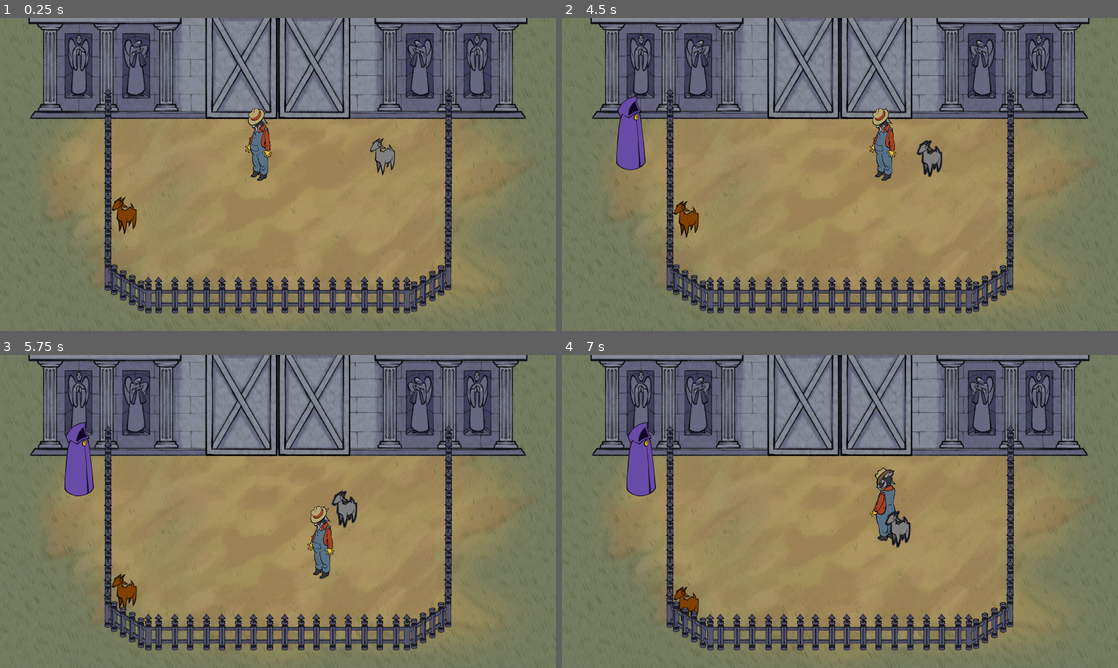
Above: before the commit, frames 1-4 (two rows, left to right).
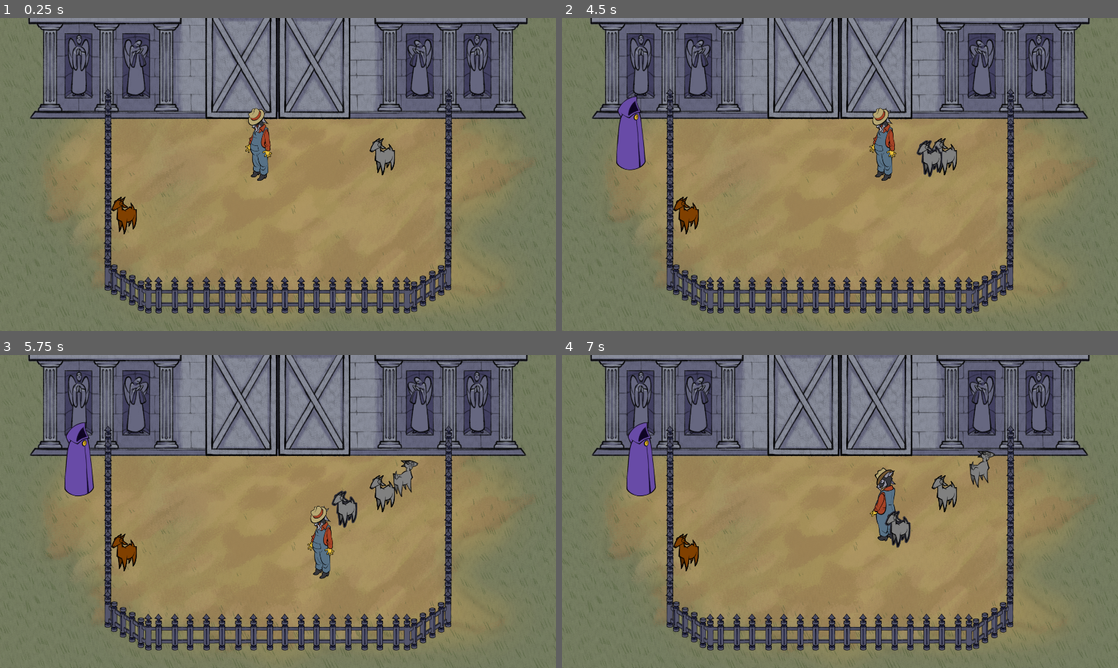
Above: after the commit, the same moments.

Repository: jadicodes/goat-game
Game: Godot game, scene res://farm/farm.tscn
Two runs of this game, one before a commit and one after it. Both use one fixed random seed, a clock stepped at 60 frames per second and the inputs below.
Inputs (mouse positions are in pixels of both pictures, inside the frame that each line leads up to):
- Up to frame 1 (0.25 s): no input
- Up to frame 2 (4.5 s): tap Enter at 0.5 s; move the mouse to (962, 158) at 0.52 s; hold D (move_right) 0.53-1.25 s; hold E (interact) 0.53-1.25 s; click (962, 158) at 0.67 s; drag from (728, 190) to (840, 80) at 1.27 s; move the mouse to (895, 105) at 2.02 s; hold D (move_right) 2.03-2.75 s; tap Alt at 2.1 s; drag from (812, 237) to (684, 224) at 2.77 s; move the mouse to (1006, 221) at 3.52 s; hold A (move_left) 3.53-4.25 s; hold E (interact) 3.53-4.25 s; drag from (673, 127) to (934, 165) at 4.27 s
- Up to frame 3 (5.75 s): move the mouse to (305, 511) at 5.02 s; hold S (move_down) from 5.03 s (still down); tap Alt at 5.1 s; click (305, 511) at 5.17 s
- Up to frame 4 (7 s): release S (move_down) at 5.75 s; drag from (756, 433) to (684, 602) at 5.77 s; move the mouse to (962, 495) at 6.52 s; hold W (move_up) from 6.53 s (still down); hold E (interact) from 6.53 s (still down)

The runs differ from the first frame. In frame 1, 0.1% of the frame differs, in the area x 20-71%, y 38-70%; in frame 2, 0.5%; in frame 3, 1.2%, in the area x 20-76%, y 33-82%; in frame 4, 1.1%.

Commit message:
Add barn noises

Diff:
--- a/project/barn/barn.tscn
+++ b/project/barn/barn.tscn
@@ -1,10 +1,13 @@
-[gd_scene load_steps=10 format=3 uid="uid://mcq4epvbauin"]
+[gd_scene load_steps=14 format=3 uid="uid://mcq4epvbauin"]
 
 [ext_resource type="Texture2D" uid="uid://cvugrcalq6hbr" path="res://barn/barn.png" id="1_02c0v"]
 [ext_resource type="Script" uid="uid://cvg1b4m41fa4a" path="res://barn/barn.gd" id="1_bhhye"]
 [ext_resource type="PackedScene" uid="uid://det3pk5b77cx5" path="res://barn/barn_door.tscn" id="2_slllp"]
 [ext_resource type="Script" uid="uid://dh4y7uv31q3oi" path="res://barn/goat_breeder.gd" id="3_02c0v"]
 [ext_resource type="Script" uid="uid://dk7rf8tgtv0bq" path="res://barn/barn_action/barn_action_conductor.gd" id="4_pjnw1"]
+[ext_resource type="AudioStream" uid="uid://diy1gjsj6dyos" path="res://audio/noise/freaky_1.wav" id="6_o0ecb"]
+[ext_resource type="AudioStream" uid="uid://c10kg31wtaufr" path="res://audio/noise/freaky_2.wav" id="7_1sw7u"]
+[ext_resource type="AudioStream" uid="uid://oj8rupx34hqm" path="res://audio/noise/goat_eyes_emoji.wav" id="8_1yres"]
 
 [sub_resource type="Animation" id="Animation_bhhye"]
 length = 0.001
@@ -72,6 +75,23 @@
 "update": 0,
 "values": [Vector2(1, 1), Vector2(1, 0.8), Vector2(1, 1.1), Vector2(1, 0.8), Vector2(1, 1.1), Vector2(1, 1)]
 }
+tracks/2/type = "method"
+tracks/2/imported = false
+tracks/2/enabled = true
+tracks/2/path = NodePath("AudioStreamPlayer")
+tracks/2/interp = 1
+tracks/2/loop_wrap = true
+tracks/2/keys = {
+"times": PackedFloat32Array(0.5, 1),
+"transitions": PackedFloat32Array(1, 1),
+"values": [{
+"args": [0.0],
+"method": &"play"
+}, {
+"args": [0.0],
+"method": &"play"
+}]
+}
 
 [sub_resource type="Animation" id="Animation_pjnw1"]
 resource_name = "barn_sleep"
@@ -94,6 +114,14 @@
 &"barn_shake": SubResource("Animation_a5wdv"),
 &"barn_sleep": SubResource("Animation_pjnw1")
 }
+
+[sub_resource type="AudioStreamRandomizer" id="AudioStreamRandomizer_jm2h7"]
+random_pitch = 1.2
+random_volume_offset_db = 1.0
+streams_count = 3
+stream_0/stream = ExtResource("6_o0ecb")
+stream_1/stream = ExtResource("7_1sw7u")
+stream_2/stream = ExtResource("8_1yres")
 
 [node name="Barn" type="Node2D"]
 script = ExtResource("1_bhhye")
@@ -132,3 +160,8 @@
 libraries = {
 &"": SubResource("AnimationLibrary_bhhye")
 }
+
+[node name="AudioStreamPlayer" type="AudioStreamPlayer" parent="."]
+stream = SubResource("AudioStreamRandomizer_jm2h7")
+pitch_scale = 0.9
+max_polyphony = 3
--- a/project/farm/farm.tscn
+++ b/project/farm/farm.tscn
@@ -52,6 +52,66 @@
 position = Vector2(1319, 509)
 _coat_alleles = Vector2i(0, 2)
 
+[node name="Goat3" parent="Goats" instance=ExtResource("2_qnc1y")]
+y_sort_enabled = true
+position = Vector2(390, 712)
+_coat_alleles = Vector2i(1, 1)
+
+[node name="Goat4" parent="Goats" instance=ExtResource("2_qnc1y")]
+y_sort_enabled = true
+position = Vector2(1319, 509)
+_coat_alleles = Vector2i(0, 2)
+
+[node name="Goat5" parent="Goats" instance=ExtResource("2_qnc1y")]
+y_sort_enabled = true
+position = Vector2(390, 712)
+_coat_alleles = Vector2i(1, 1)
+
+[node name="Goat6" parent="Goats" instance=ExtResource("2_qnc1y")]
+y_sort_enabled = true
+position = Vector2(1319, 509)
+_coat_alleles = Vector2i(0, 2)
+
+[node name="Goat7" parent="Goats" instance=ExtResource("2_qnc1y")]
+y_sort_enabled = true
+position = Vector2(390, 712)
+_coat_alleles = Vector2i(1, 1)
+
+[node name="Goat8" parent="Goats" instance=ExtResource("2_qnc1y")]
+y_sort_enabled = true
+position = Vector2(1319, 509)
+_coat_alleles = Vector2i(0, 2)
+
+[node name="Goat9" parent="Goats" instance=ExtResource("2_qnc1y")]
+y_sort_enabled = true
+position = Vector2(390, 712)
+_coat_alleles = Vector2i(1, 1)
+
+[node name="Goat10" parent="Goats" instance=ExtResource("2_qnc1y")]
+y_sort_enabled = true
+position = Vector2(1319, 509)
+_coat_alleles = Vector2i(0, 2)
+
+[node name="Goat11" parent="Goats" instance=ExtResource("2_qnc1y")]
+y_sort_enabled = true
+position = Vector2(390, 712)
+_coat_alleles = Vector2i(1, 1)
+
+[node name="Goat12" parent="Goats" instance=ExtResource("2_qnc1y")]
+y_sort_enabled = true
+position = Vector2(1319, 509)
+_coat_alleles = Vector2i(0, 2)
+
+[node name="Goat13" parent="Goats" instance=ExtResource("2_qnc1y")]
+y_sort_enabled = true
+position = Vector2(390, 712)
+_coat_alleles = Vector2i(1, 1)
+
+[node name="Goat14" parent="Goats" instance=ExtResource("2_qnc1y")]
+y_sort_enabled = true
+position = Vector2(1319, 509)
+_coat_alleles = Vector2i(0, 2)
+
 [node name="Fence" parent="." instance=ExtResource("6_mjpad")]
 
 [node name="ShopperPath" type="Path2D" parent="."]
